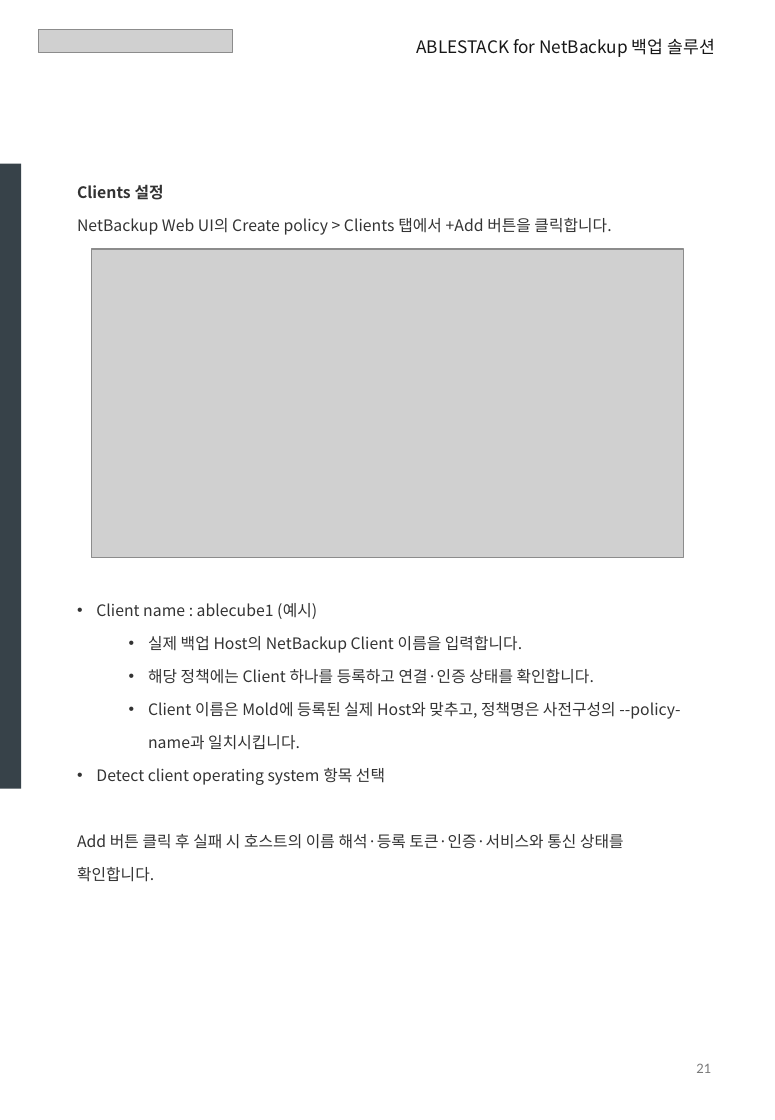
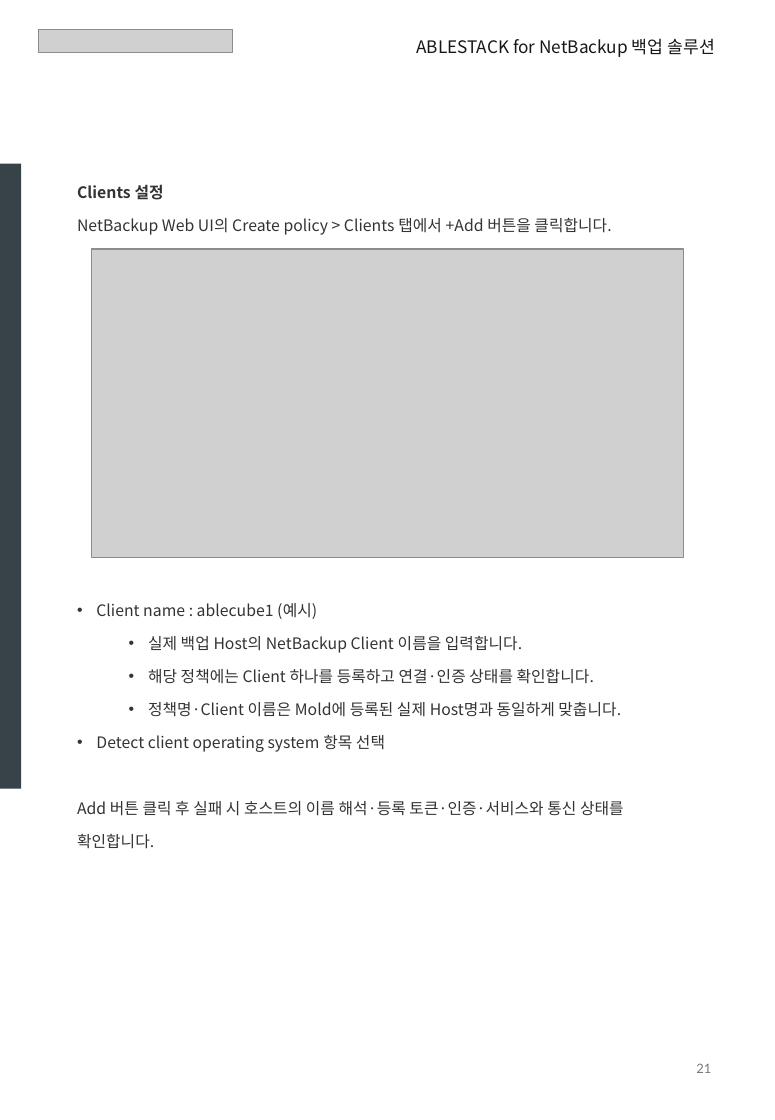
Before and after one commit to Dajeong-Park/ablestack-cloud, a slide deck: slide 21 of outputs/ABLESTACK_NetBackup_Europa_Update_Reviewed.pptx. Drawn at 775x1120 pixels with LibreOffice and Linux fonts; fonts in the diff are those of the drawing; grey boxes stand for pictures. Boxes give left, top, right and bottom in pixels: in the first picture for what was removed or moved away, otherwise in the second. Text is boxed around its words. In the diff, an @@ line names an element or a change of style, - is before the commit and + after.

Commit message:
netbackup 정책명 고정

```diff
--- a/outputs/ABLESTACK_NetBackup_Europa_Update_Reviewed.pptx
+++ b/outputs/ABLESTACK_NetBackup_Europa_Update_Reviewed.pptx
@@ text at [148, 702, 621, 717]: text changed @@
-• Client 이름은 Mold에 등록된 실제 Host와 맞추고, 정책명은 사전구성의 --policy-name과 일치시킵니다.
+• 정책명·Client 이름은 Mold에 등록된 실제 Host명과 동일하게 맞춥니다.
```
Also in this commit, not shown: 2 other slides changed, 5 other files.
